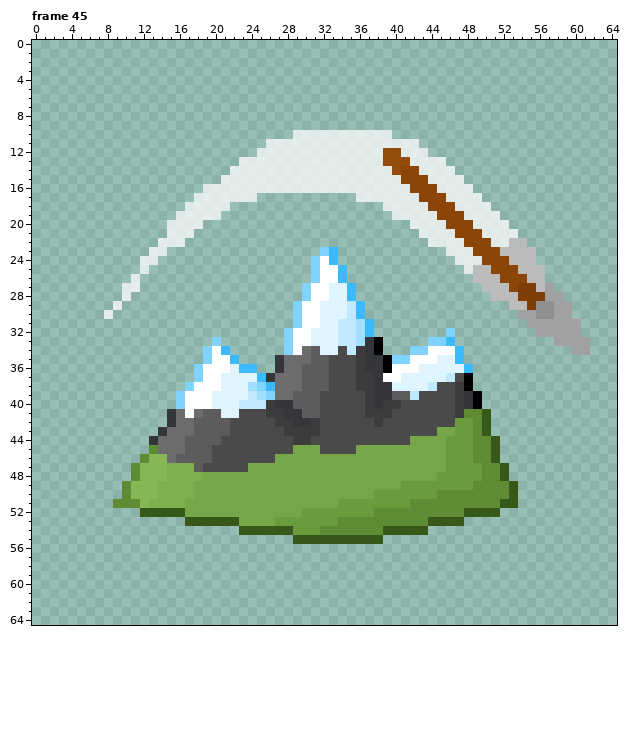
Two states of a pixel-art file, resources/sprites/gui/upgrades/upgrades.aseprite. This is how it looked before the edit.
65x65 pixels, 48 frames. Pixels under 10% opacity are left out. Colours within 5 levels of each other are drawn and written as one. Shown: frame 45. The commit also changed other frames, which this record leaves out.
Now the later version:
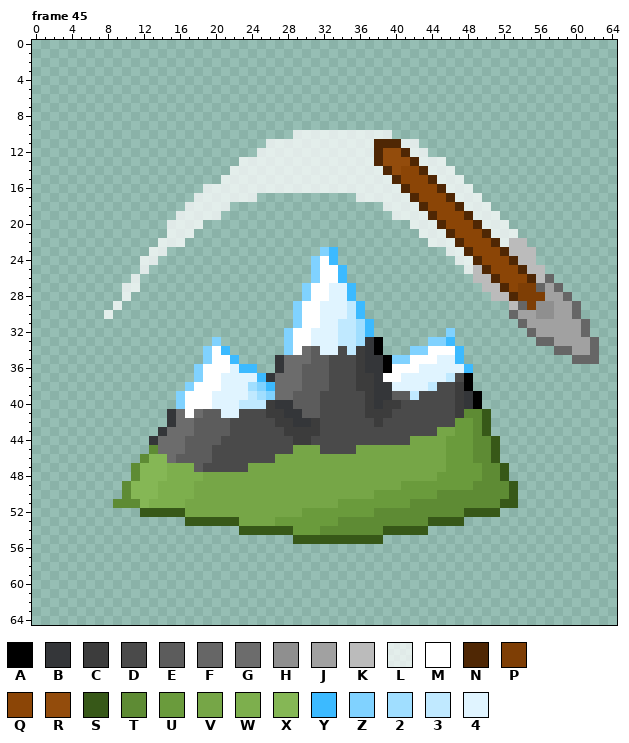
Palette (. is transparent): A #000000  B #343639  C #3c3c3c  D #4a4a4a  E #5c5c5c  F #666666  G #6c6c6c  H #8f8f8f  J #a1a1a1  K #bbbbbb  L #ffffffbb  M #ffffff  N #4f2704  P #7e3e05  Q #8b4506  R #934c0c  S #375818  T #5e8b34  U #6a9b3c  V #76a647  W #7daf4d  X #85b755  Y #3cbaff  Z #80d2ff  2 #a0deff  3 #c0e9ff  4 #e0f4ff
The author wrote: cannon & gluer upgrades
Edits made:
Changed rows in their new state; - is an unchanged pixel.
Frame 45, layer "new1":
first column x 38:
11 NNN----------------------
12 N--N---------------------
13 N---N--------------------
14 -N---N-------------------
15 --N---N------------------
16 ---N---N-----------------
17 ----N---N----------------
18 -----N---N---------------
19 ------N---N--------------
20 -------N---N-------------
21 --------N---N------------
22 ---------N---N-----------
23 ----------N---N----------
24 -----------N---N---------
25 ------------N---N--------
26 -------------N---N-F-----
27 --------------N---F-F----
28 ---------------N-----F---
29 ----------------F-----F--
30 ---------------F------F--
31 ----------------F------F-
32 -----------------F-----F-
33 ------------------FF----F
34 --------------------FF--F
35 ----------------------FFF
Pixel boxes of the changes (left, top, right, bottom) in both pictures:
changed: (374, 139, 599, 364)
